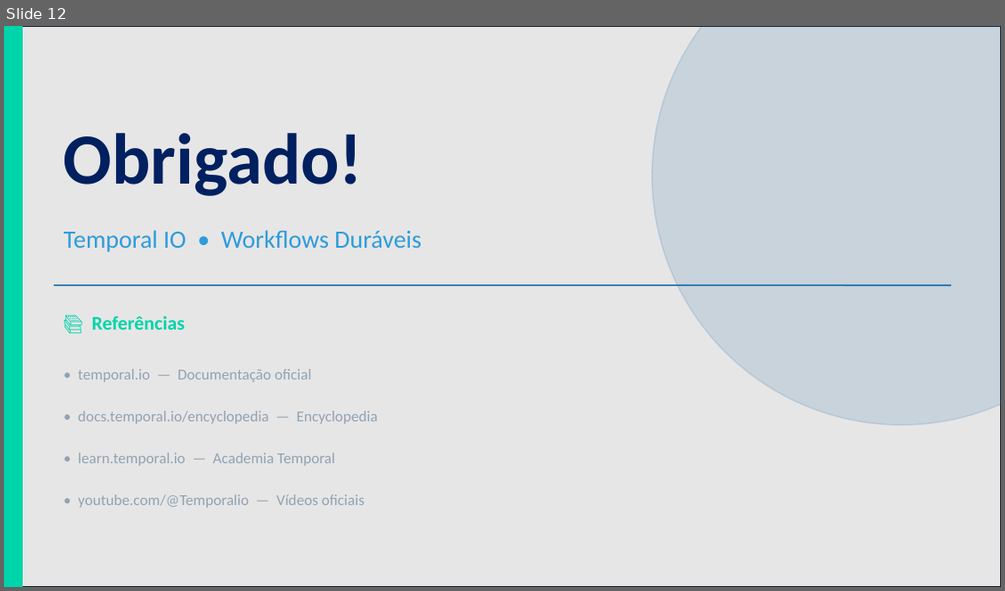
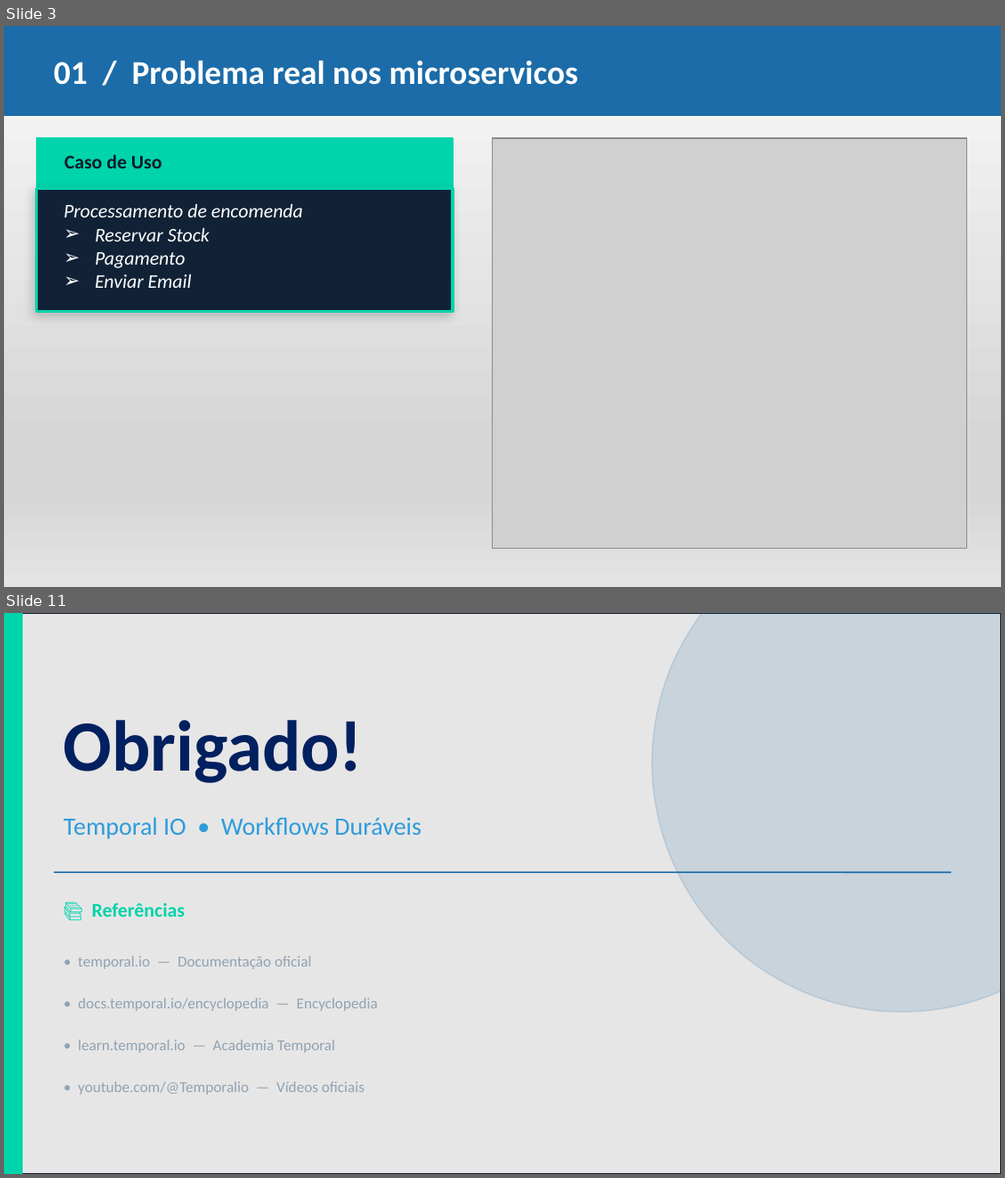
Before and after one commit to pedro-bvf/Temporal-IO, a slide deck: Temporal_IO_pt.pptx. Shown one above the other, each under a label of ours: slide 12 before the commit, slides 3 and 11 after it; the slides between them are not shown. The pictures are 1005x591 and 1005x1178 pixels, drawn with LibreOffice and Linux fonts; fonts in the diff are those of the drawing; grey boxes stand for pictures. Boxes give left, top, right and bottom in pixels: in the first picture for what was removed or moved away, otherwise in the second. Text is boxed around its words. In the diff, an @@ line names an element or a change of style, - is before the commit and + after.

```diff
--- a/Temporal_IO_pt.pptx
+++ b/Temporal_IO_pt.pptx
@@ slide 3 added at (4, 26, 1001, 587), background gradient #FAFAFA to #D7D7D7 to #E4E4E4 @@
@@ rectangle added at (4, 26, 1001, 116), fill #1B6CA8, outline #1B6CA8 1 pt @@
@@ text added at (54, 60, 578, 85), 24 pt, text #FFFFFF, bold @@
+01 / Problema real nos microservicos
@@ rectangle added at (36, 139, 453, 189), fill #00D4AA, outline #00D4AA 1 pt @@
@@ text added at (65, 154, 162, 168), 14 pt, text #0D1B2A, bold @@
+Caso de Uso
@@ picture added at (493, 139, 966, 548) @@
@@ rectangle added at (36, 189, 453, 312), fill #112236, outline #00D4AA 2 pt @@
@@ text added at (64, 204, 303, 288), 14 pt, text #FFFFFF, italic @@
+Processamento de encomenda
+➢ Reservar Stock
+➢ Pagamento
+➢ Enviar Email
@@ what was slide 12 is now slide 11 @@
```
Also in this commit, not shown: 9 slides changed, 2 slides removed, 3 other files.
